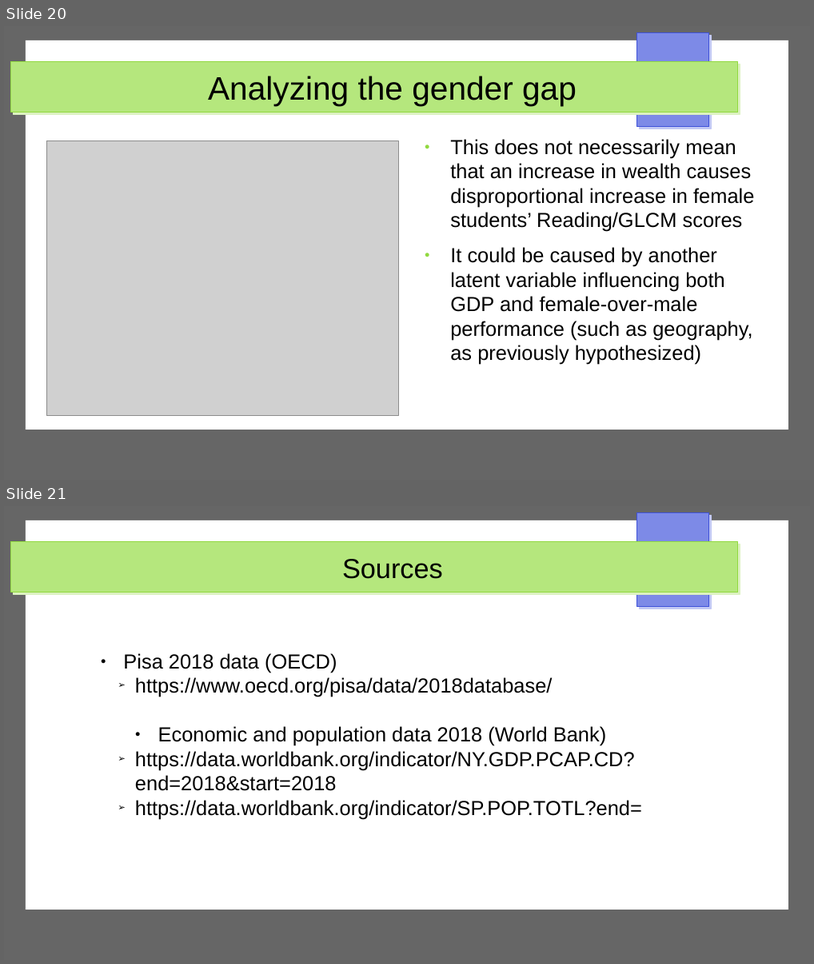
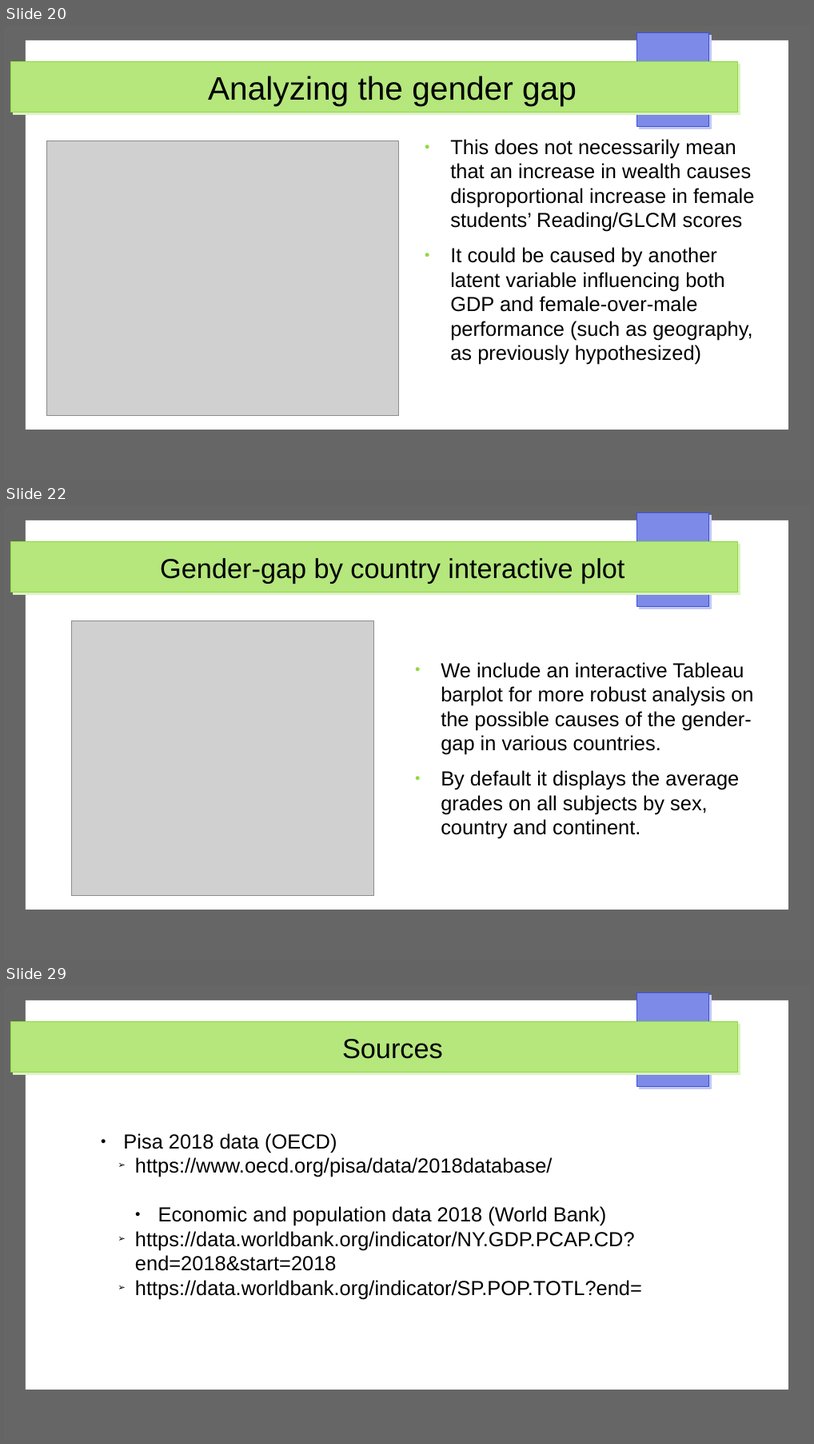
Before and after one commit to dimits-ts/visualization-assignments, a slide deck: presentation-static.odp. Shown one above the other, each under a label of ours: slides 20 and 21 before the commit, slides 20, 22 and 29 after it; the slides between them are not shown. The pictures are 814x964 and 814x1444 pixels, drawn with LibreOffice and Linux fonts; fonts in the diff are those of the drawing; grey boxes stand for pictures. Boxes give left, top, right and bottom in pixels: in the first picture for what was removed or moved away, otherwise in the second. Text is boxed around its words. In the diff, an @@ line names an element or a change of style, - is before the commit and + after.

Commit message:
add interactive plots to presentation

```diff
--- a/presentation-static.odp
+++ b/presentation-static.odp
@@ slide 22 added at [4,506,810,960], background #FFFFFF; not listed: 4 template elements that a slide beside it also shows @@
@@ title added at [160,558,625,583], 27 pt, text #000000 @@
+Gender-gap by country interactive plot
@@ picture added at [72,621,374,896] @@
@@ text added at [441,662,754,839], 20 pt, text #000000 @@
+● We include an interactive Tableau barplot for more robust analysis on the possible causes of the gender-gap in various countries.
+● By default it displays the average grades on all subjects by sex, country and continent.
@@ what was slide 21 is now slide 29 @@
```
Also in this commit, not shown: 7 other slides added.
